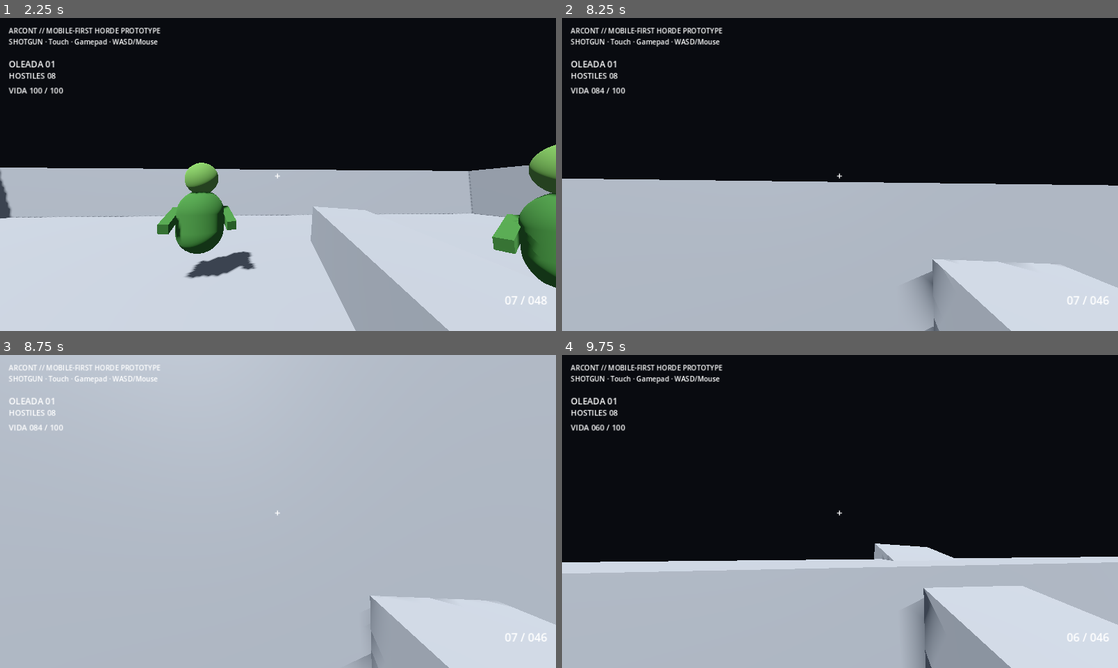
Above: before the commit, frames 1-4 (two rows, left to right).
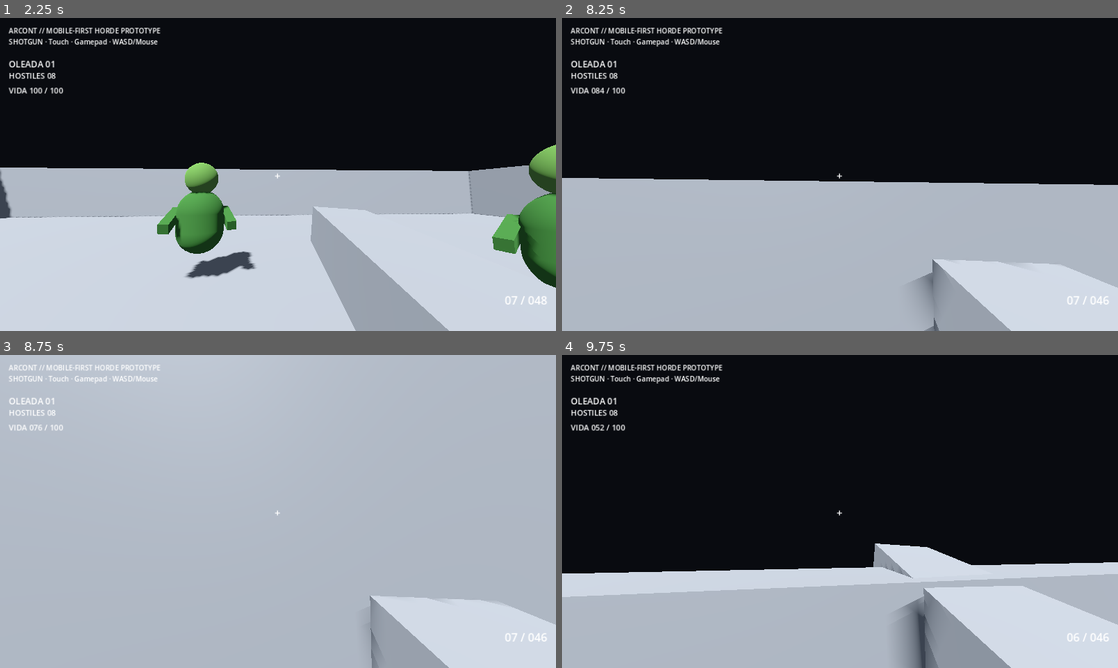
Above: after the commit, the same moments.

Repository: heliossamuelhernandezreyes/Arcont
Game: Godot game, scene res://scenes/main.tscn
Same seed, same stepped clock (60 frames per second), same inputs: the game is played once before the commit and once after it.
Inputs (mouse positions are in pixels of both pictures, inside the frame that each line leads up to):
- Up to frame 1 (2.25 s): move the mouse to (305, 174) at 0.52 s; hold Shift (sprint) 0.53-1.28 s; hold W (move_forward) from 0.53 s (still down); click (305, 174) at 0.67 s; tap Space (jump) at 0.77, 1.52 s; move the mouse to (250, 174) at 1.27 s; tap Shift (sprint) at 1.35 s; move the mouse to (289, 168) at 2.02 s; hold Shift (sprint) from 2.03 s (still down)
- Up to frame 2 (8.25 s): move the mouse to (834, 180) at 2.77 s; release Shift (sprint) at 2.78 s; tap Shift (sprint) every 1.5 s from 2.85 to 7.35 s; click (834, 180) at 2.92 s; tap Space (jump) at 3.02, 3.77, 4.52, 6.02, 6.77, 7.52 s; move the mouse to (878, 177) at 3.52 s; hold Shift (sprint) 3.53-4.28 s; tap R (reload) at 4.15 s; move the mouse to (795, 171) at 4.27 s; move the mouse to (845, 174) at 5.02 s; hold Shift (sprint) 5.03-5.78 s; click (845, 174) at 5.17 s; tap Enter at 5.75 s; move the mouse to (817, 168) at 5.77 s; release W (move_forward) at 5.78 s; hold D (move_right) 5.78-6.53 s; move the mouse to (867, 174) at 6.52 s; hold Shift (sprint) 6.53-7.28 s; hold W (move_forward) from 6.53 s (still down); move the mouse to (812, 174) at 7.27 s; click (812, 174) at 7.42 s; move the mouse to (851, 168) at 8.02 s; hold Shift (sprint) from 8.03 s (still down)
- Up to frame 3 (8.75 s): keep holding W (move_forward); keep holding Shift (sprint)
- Up to frame 4 (9.75 s): move the mouse to (834, 517) at 8.77 s; release W (move_forward) at 8.78 s; release Shift (sprint) at 8.78 s; hold A (move_left) 8.78-9.53 s; tap Shift (sprint) at 8.85 s; tap Space (jump) at 9.02 s; move the mouse to (878, 514) at 9.52 s; hold W (move_forward) from 9.53 s (still down); hold Shift (sprint) from 9.53 s (still down); click (878, 514) at 9.67 s

Frame 1 is identical in both runs. In frame 2, 0.2% of the frame differs, in the area x 0-100%, y 51-100%; in frame 3, less than 0.1%; in frame 4, 9.1%, in the area x 0-100%, y 22-100%.

Commit message:
feat: add stagger knockback knockdown and crawling reactions

Diff:
--- a/scripts/enemy.gd
+++ b/scripts/enemy.gd
@@ -2,6 +2,9 @@
 
 signal died(enemy: Node)
 signal limb_lost(enemy: Node, limb: String)
+signal staggered(enemy: Node, duration: float)
+signal knocked_down(enemy: Node, duration: float)
+signal crawl_started(enemy: Node)
 
 @export var max_health := 100.0
 @export var move_speed := 2.4
@@ -16,6 +19,19 @@
 @export var leg_health := 44.0
 @export var leg_speed_penalty := 0.32
 @export var both_legs_speed_penalty := 0.58
+@export var crawl_speed_multiplier := 0.24
+@export var crawl_damage_multiplier := 0.68
+@export var knockback_decay := 9.0
+@export var max_knockback_speed := 7.5
+@export var knockdown_damage_threshold := 32.0
+
+const BODY_STAND_POS := Vector3(0.0, 0.98, 0.0)
+const HEAD_STAND_POS := Vector3(0.0, 1.78, 0.0)
+const ARM_L_STAND_POS := Vector3(-0.48, 1.05, -0.10)
+const ARM_R_STAND_POS := Vector3(0.48, 1.05, -0.10)
+const COLLISION_STAND_POS := Vector3(0.0, 0.95, 0.0)
+const ARM_L_STAND_ROT := Vector3(72.0, 0.0, -8.0)
+const ARM_R_STAND_ROT := Vector3(72.0, 0.0, 8.0)
 
 var health := 100.0
 var target: Node3D
@@ -35,7 +51,13 @@
 var leg_l_disabled := false
 var leg_r_disabled := false
 
+var stagger_timer := 0.0
+var knockdown_timer := 0.0
+var external_velocity := Vector3.ZERO
+var crawling := false
+
 @onready var collision: CollisionShape3D = $Collision
+@onready var body_mesh: MeshInstance3D = $Body
 @onready var head_mesh: MeshInstance3D = $Head
 @onready var arm_l_mesh: MeshInstance3D = $ArmL
 @onready var arm_r_mesh: MeshInstance3D = $ArmR
@@ -49,12 +71,15 @@
 func activate(at_position: Vector3, new_target: Node3D, new_ai_interval := 0.08, new_gore_parts := 6) -> void:
 	global_position = at_position
 	target = new_target
-	health = max_health
 	dead = false
 	active = true
 	visible = true
 	velocity = Vector3.ZERO
+	external_velocity = Vector3.ZERO
 	desired_direction = Vector3.ZERO
+	stagger_timer = 0.0
+	knockdown_timer = 0.0
+	crawling = false
 	ai_interval = maxf(new_ai_interval, 0.03)
 	gore_parts_limit = clampi(new_gore_parts, 0, 6)
 	ai_timer = randf_range(0.0, ai_interval)
@@ -69,6 +94,7 @@
 	dead = true
 	visible = false
 	velocity = Vector3.ZERO
+	external_velocity = Vector3.ZERO
 	if is_in_group("enemies_active"):
 		remove_from_group("enemies_active")
 	collision.set_deferred("disabled", true)
@@ -92,6 +118,11 @@
 	arm_r_missing = false
 	leg_l_disabled = false
 	leg_r_disabled = false
+	crawling = false
+	stagger_timer = 0.0
+	knockdown_timer = 0.0
+	external_velocity = Vector3.ZERO
+	_restore_standing_visual()
 	if is_instance_valid(head_mesh):
 		head_mesh.visible = true
 	if is_instance_valid(arm_l_mesh):
@@ -103,18 +134,30 @@
 	if dead or not active:
 		return
 	attack_timer = maxf(attack_timer - delta, 0.0)
+	stagger_timer = maxf(stagger_timer - delta, 0.0)
+	var was_knocked_down := knockdown_timer > 0.0
+	knockdown_timer = maxf(knockdown_timer - delta, 0.0)
+	if was_knocked_down and knockdown_timer <= 0.0 and not crawling:
+		_restore_standing_visual()
+
 	ai_timer -= delta
 	if ai_timer <= 0.0:
 		ai_timer = ai_interval
 		_update_ai_direction()
 	if not is_on_floor():
 		velocity.y -= gravity * delta
-	var effective_speed := _current_move_speed()
-	velocity.x = move_toward(velocity.x, desired_direction.x * effective_speed, acceleration * delta)
-	velocity.z = move_toward(velocity.z, desired_direction.z * effective_speed, acceleration * delta)
+
+	var locomotion := Vector3.ZERO
+	if stagger_timer <= 0.0 and knockdown_timer <= 0.0:
+		locomotion = desired_direction * _current_move_speed()
+	velocity.x = move_toward(velocity.x, locomotion.x + external_velocity.x, acceleration * delta)
+	velocity.z = move_toward(velocity.z, locomotion.z + external_velocity.z, acceleration * delta)
+	external_velocity = external_velocity.move_toward(Vector3.ZERO, knockback_decay * delta)
 	move_and_slide()
 
 func _current_move_speed() -> float:
+	if crawling:
+		return move_speed * crawl_speed_multiplier
 	if leg_l_disabled and leg_r_disabled:
 		return move_speed * (1.0 - both_legs_speed_penalty)
 	if leg_l_disabled or leg_r_disabled:
@@ -142,10 +185,12 @@
 			if neighbors_checked >= 6:
 				break
 	desired_direction = (chase + separation * separation_strength).normalized()
-	if desired_direction.length_squared() > 0.001:
+	if desired_direction.length_squared() > 0.001 and knockdown_timer <= 0.0:
 		look_at(global_position + Vector3(desired_direction.x, 0.0, desired_direction.z), Vector3.UP)
-	if to_target.length() < 1.25 and attack_timer <= 0.0:
-		attack_timer = attack_cooldown
+
+	var attack_range := 1.05 if crawling else 1.25
+	if to_target.length() < attack_range and attack_timer <= 0.0 and stagger_timer <= 0.0 and knockdown_timer <= 0.0:
+		attack_timer = attack_cooldown * (1.35 if crawling else 1.0)
 		if target.has_method("apply_damage"):
 			var push_direction := target.global_position - global_position
 			push_direction.y = 0.0
@@ -154,9 +199,10 @@
 				arm_factor = 0.45
 			elif arm_l_missing or arm_r_missing:
 				arm_factor = 0.72
-			target.apply_damage(contact_damage * arm_factor, push_direction)
-
-func apply_hit(hit_point: Vector3, shot_direction: Vector3, base_damage := 34.0, damage_type := "ballistic") -> void:
+			var crawl_factor := crawl_damage_multiplier if crawling else 1.0
+			target.apply_damage(contact_damage * arm_factor * crawl_factor, push_direction)
+
+func apply_hit(hit_point: Vector3, shot_direction: Vector3, base_damage := 34.0, damage_type := "ballistic", impact_force := 1.0) -> void:
 	if dead or not active:
 		return
 	var local_hit := to_local(hit_point)
@@ -168,6 +214,8 @@
 		limb_damage *= 1.35
 	elif damage_type == "heavy":
 		limb_damage *= 1.6
+
+	_apply_impact_reaction(zone, damage, shot_direction, damage_type, impact_force)
 
 	if zone == "head" and not head_missing:
 		_damage_limb("head", limb_damage, shot_direction)
@@ -180,9 +228,56 @@
 	elif zone == "leg_r" and not leg_r_disabled:
 		_damage_limb("leg_r", limb_damage, shot_direction)
 
+	if dead:
+		return
 	health -= damage
 	if health <= 0.0:
 		_die(shot_direction, zone)
+
+func _apply_impact_reaction(zone: String, damage: float, shot_direction: Vector3, damage_type: String, impact_force: float) -> void:
+	var stagger_duration := 0.12
+	match zone:
+		"head":
+			stagger_duration = 0.32
+		"leg_l", "leg_r":
+			stagger_duration = 0.24
+		"torso":
+			stagger_duration = 0.18
+		_:
+			stagger_duration = 0.13
+	if damage_type == "shotgun":
+		stagger_duration += 0.10
+	elif damage_type == "heavy":
+		stagger_duration += 0.18
+	stagger_timer = maxf(stagger_timer, stagger_duration)
+	staggered.emit(self, stagger_duration)
+
+	var horizontal_direction := shot_direction
+	horizontal_direction.y = 0.0
+	if horizontal_direction.length_squared() > 0.001:
+		horizontal_direction = horizontal_direction.normalized()
+	var force_scale := clampf((damage / 24.0) * impact_force, 0.35, max_knockback_speed)
+	if damage_type == "shotgun":
+		force_scale *= 1.25
+	elif damage_type == "heavy":
+		force_scale *= 1.55
+	external_velocity += horizontal_direction * force_scale
+	if external_velocity.length() > max_knockback_speed:
+		external_velocity = external_velocity.normalized() * max_knockback_speed
+
+	var should_fall := damage >= knockdown_damage_threshold
+	should_fall = should_fall or (damage_type == "shotgun" and damage >= 20.0 and zone != "arm_l" and zone != "arm_r")
+	should_fall = should_fall or damage_type == "heavy"
+	if should_fall and not crawling:
+		_knock_down(0.78 if damage_type == "shotgun" else 0.62)
+
+func _knock_down(duration: float) -> void:
+	if dead or crawling:
+		return
+	knockdown_timer = maxf(knockdown_timer, duration)
+	stagger_timer = maxf(stagger_timer, duration * 0.55)
+	_set_fallen_visual()
+	knocked_down.emit(self, duration)
 
 func _zone_from_local_hit(local_hit: Vector3) -> String:
 	if local_hit.y > 1.38:
@@ -223,7 +318,7 @@
 				return
 			head_missing = true
 			head_mesh.visible = false
-			_spawn_single_gib(Vector3(0.0, 1.78, 0.0), Vector3(0.42, 0.42, 0.42), 1.2, shot_direction)
+			_spawn_single_gib(HEAD_STAND_POS, Vector3(0.42, 0.42, 0.42), 1.2, shot_direction)
 			limb_lost.emit(self, limb)
 			_die(shot_direction, "head")
 		"arm_l":
@@ -231,14 +326,14 @@
 				return
 			arm_l_missing = true
 			arm_l_mesh.visible = false
-			_spawn_single_gib(Vector3(-0.48, 1.05, -0.10), Vector3(0.18, 0.72, 0.18), 1.1, shot_direction)
+			_spawn_single_gib(ARM_L_STAND_POS, Vector3(0.18, 0.72, 0.18), 1.1, shot_direction)
 			limb_lost.emit(self, limb)
 		"arm_r":
 			if arm_r_missing:
 				return
 			arm_r_missing = true
 			arm_r_mesh.visible = false
-			_spawn_single_gib(Vector3(0.48, 1.05, -0.10), Vector3(0.18, 0.72, 0.18), 1.1, shot_direction)
+			_spawn_single_gib(ARM_R_STAND_POS, Vector3(0.18, 0.72, 0.18), 1.1, shot_direction)
 			limb_lost.emit(self, limb)
 		"leg_l":
 			if leg_l_disabled:
@@ -246,12 +341,73 @@
 			leg_l_disabled = true
 			_spawn_single_gib(Vector3(-0.18, 0.30, 0.0), Vector3(0.24, 0.70, 0.26), 1.7, shot_direction)
 			limb_lost.emit(self, limb)
+			_on_leg_state_changed()
 		"leg_r":
 			if leg_r_disabled:
 				return
 			leg_r_disabled = true
 			_spawn_single_gib(Vector3(0.18, 0.30, 0.0), Vector3(0.24, 0.70, 0.26), 1.7, shot_direction)
 			limb_lost.emit(self, limb)
+			_on_leg_state_changed()
+
+func _on_leg_state_changed() -> void:
+	if leg_l_disabled and leg_r_disabled:
+		_enter_crawl()
+	else:
+		stagger_timer = maxf(stagger_timer, 0.45)
+		_knock_down(0.52)
+
+func _enter_crawl() -> void:
+	if crawling or dead:
+		return
+	crawling = true
+	knockdown_timer = 0.0
+	stagger_timer = maxf(stagger_timer, 0.30)
+	_set_crawl_visual()
+	crawl_started.emit(self)
+
+func _set_fallen_visual() -> void:
+	if crawling:
+		return
+	body_mesh.position = Vector3(0.0, 0.48, 0.0)
+	body_mesh.rotation_degrees = Vector3(0.0, 0.0, 72.0)
+	if not head_missing:
+		head_mesh.position = Vector3(0.48, 0.54, 0.0)
+	if not arm_l_missing:
+		arm_l_mesh.position = Vector3(-0.10, 0.52, -0.18)
+	if not arm_r_missing:
+		arm_r_mesh.position = Vector3(0.10, 0.52, 0.18)
+	collision.position = Vector3(0.0, 0.52, 0.0)
+
+func _set_crawl_visual() -> void:
+	body_mesh.position = Vector3(0.0, 0.42, 0.0)
+	body_mesh.rotation_degrees = Vector3(72.0, 0.0, 0.0)
+	if not head_missing:
+		head_mesh.position = Vector3(0.0, 0.62, -0.46)
+	if not arm_l_missing:
+		arm_l_mesh.position = Vector3(-0.34, 0.42, -0.34)
+		arm_l_mesh.rotation_degrees = Vector3(88.0, 0.0, -20.0)
+	if not arm_r_missing:
+		arm_r_mesh.position = Vector3(0.34, 0.42, -0.34)
+		arm_r_mesh.rotation_degrees = Vector3(88.0, 0.0, 20.0)
+	collision.position = Vector3(0.0, 0.46, 0.0)
+
+func _restore_standing_visual() -> void:
+	if not is_instance_valid(body_mesh):
+		return
+	body_mesh.position = BODY_STAND_POS
+	body_mesh.rotation_degrees = Vector3.ZERO
+	if is_instance_valid(head_mesh):
+		head_mesh.position = HEAD_STAND_POS
+		head_mesh.rotation_degrees = Vector3.ZERO
+	if is_instance_valid(arm_l_mesh):
+		arm_l_mesh.position = ARM_L_STAND_POS
+		arm_l_mesh.rotation_degrees = ARM_L_STAND_ROT
+	if is_instance_valid(arm_r_mesh):
+		arm_r_mesh.position = ARM_R_STAND_POS
+		arm_r_mesh.rotation_degrees = ARM_R_STAND_ROT
+	if is_instance_valid(collision):
+		collision.position = COLLISION_STAND_POS
 
 func _spawn_single_gib(offset: Vector3, size: Vector3, mass_value: float, shot_direction: Vector3) -> void:
 	if gore_parts_limit <= 0:
@@ -297,12 +453,12 @@
 		return
 	var parts := []
 	if not head_missing:
-		parts.append({"offset": Vector3(0, 1.78, 0), "size": Vector3(0.42, 0.42, 0.42), "mass": 1.2})
-	parts.append({"offset": Vector3(0, 0.98, 0), "size": Vector3(0.62, 0.75, 0.34), "mass": 4.0})
+		parts.append({"offset": HEAD_STAND_POS, "size": Vector3(0.42, 0.42, 0.42), "mass": 1.2})
+	parts.append({"offset": BODY_STAND_POS, "size": Vector3(0.62, 0.75, 0.34), "mass": 4.0})
 	if not arm_l_missing:
-		parts.append({"offset": Vector3(-0.48, 1.05, -0.10), "size": Vector3(0.18, 0.72, 0.18), "mass": 1.2})
+		parts.append({"offset": ARM_L_STAND_POS, "size": Vector3(0.18, 0.72, 0.18), "mass": 1.2})
 	if not arm_r_missing:
-		parts.append({"offset": Vector3(0.48, 1.05, -0.10), "size": Vector3(0.18, 0.72, 0.18), "mass": 1.2})
+		parts.append({"offset": ARM_R_STAND_POS, "size": Vector3(0.18, 0.72, 0.18), "mass": 1.2})
 	if not leg_l_disabled:
 		parts.append({"offset": Vector3(-0.18, 0.30, 0), "size": Vector3(0.24, 0.70, 0.26), "mass": 1.8})
 	if not leg_r_disabled:
